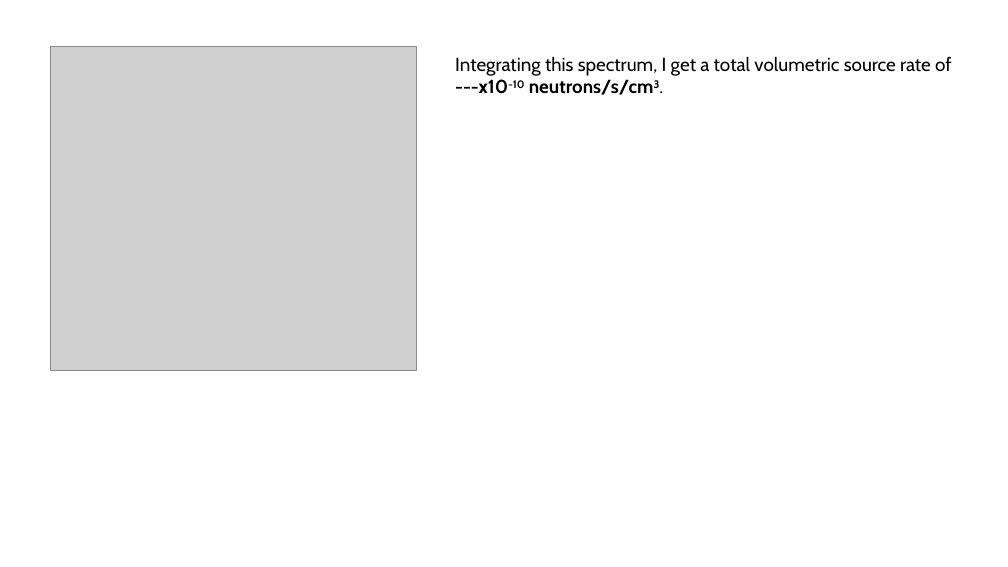
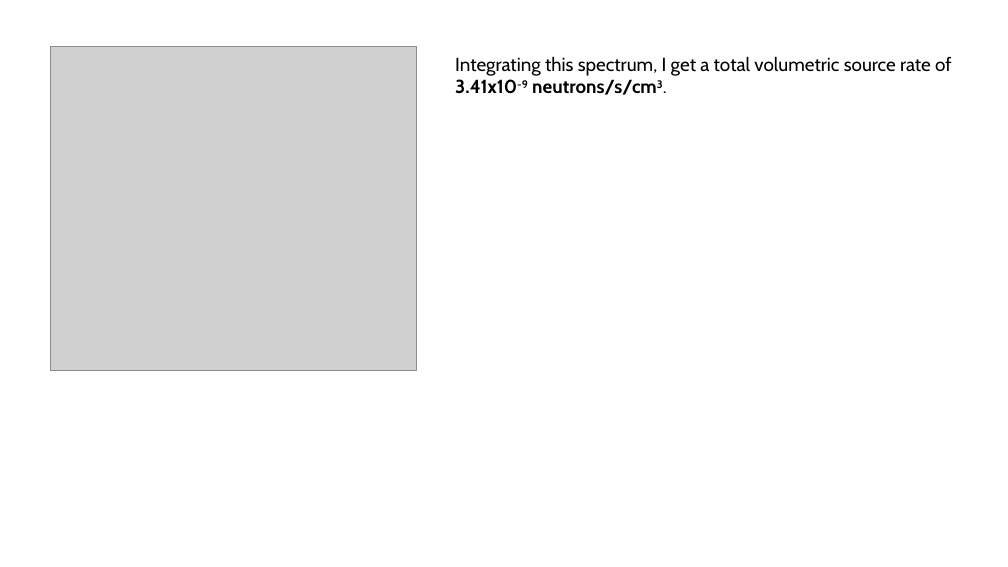
Before and after one commit to villano-lab/n-elec-scattering, a slide deck: slide 8 of 2-Flux/bknds_notes/an-simulation.pptx. Drawn at 1008x567 pixels with LibreOffice and Linux fonts; fonts in the diff are those of the drawing; grey boxes stand for pictures. Boxes give left, top, right and bottom in pixels: in the first picture for what was removed or moved away, otherwise in the second. Text is boxed around its words. In the diff, an @@ line names an element or a change of style, - is before the commit and + after.

```diff
--- a/2-Flux/bknds_notes/an-simulation.pptx
+++ b/2-Flux/bknds_notes/an-simulation.pptx
@@ text at (x1=455, y1=56, x2=952, y2=95): text changed @@
-Integrating this spectrum, I get a total volumetric source rate of ---x10-10 neutrons/s/cm3.
+Integrating this spectrum, I get a total volumetric source rate of 3.41x10-9 neutrons/s/cm3.
```
Also in this commit, not shown: 1 other file.
